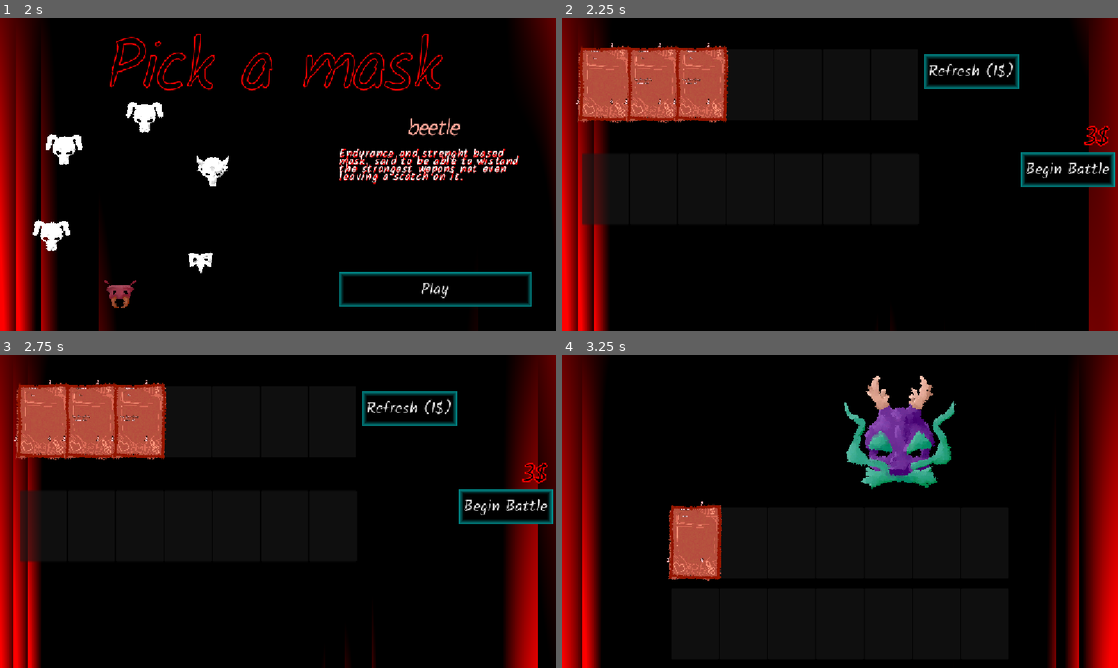
Above: before the commit, frames 1-4 (two rows, left to right).
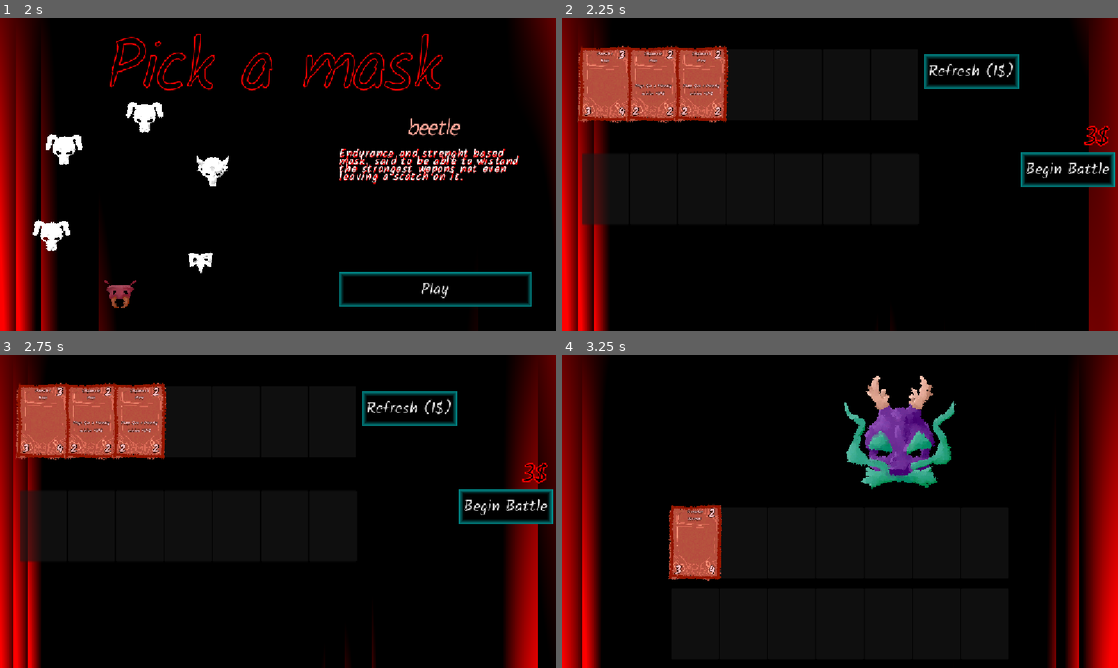
Above: after the commit, the same moments.

Repository: officialErnests/deus-ex-epidemia
Game: Godot game, scene res://Scenes/menus/main_menu.tscn
The game is run twice, just before and just after one commit, with the same random seed, the same clock (stepped at 60 frames per second) and the same inputs.
Inputs (mouse positions are in pixels of both pictures, inside the frame that each line leads up to):
- Up to frame 1 (2 s): click "PLAY" at 0.5 s; click (255, 287) at 1.25 s
- Up to frame 2 (2.25 s): click "Play" at 2 s
- Up to frame 3 (2.75 s): no input
- Up to frame 4 (3.25 s): click "Begin Battle" at 2.75 s

Frame 1 is identical in both runs. In frame 2, 0.7% of the frame differs, in the area x 2-29%, y 8-32%; in frame 3, 0.7%; in frame 4, 0.2%.

Commit message:
quick revert

Diff:
--- a/Cards/display.tscn
+++ b/Cards/display.tscn
@@ -7,6 +7,7 @@
 resource_local_to_scene = true
 line_spacing = 2.0
 font = ExtResource("2_ia1nu")
+font_size = 8
 font_color = Color(0.9798022, 0.7499456, 0.7641066, 1)
 outline_size = 2
 outline_color = Color(0.18809804, 0.049014382, 0.01721879, 1)
@@ -22,11 +23,10 @@
 anchor_bottom = 0.5
 offset_left = -50.0
 offset_top = -15.0
-offset_right = 150.0
-offset_bottom = 45.0
+offset_right = 50.0
+offset_bottom = 15.0
 grow_horizontal = 2
 grow_vertical = 2
-scale = Vector2(0.5, 0.5)
 text = "Give target minion +1 attack"
 label_settings = SubResource("LabelSettings_iqdgr")
 horizontal_alignment = 1
